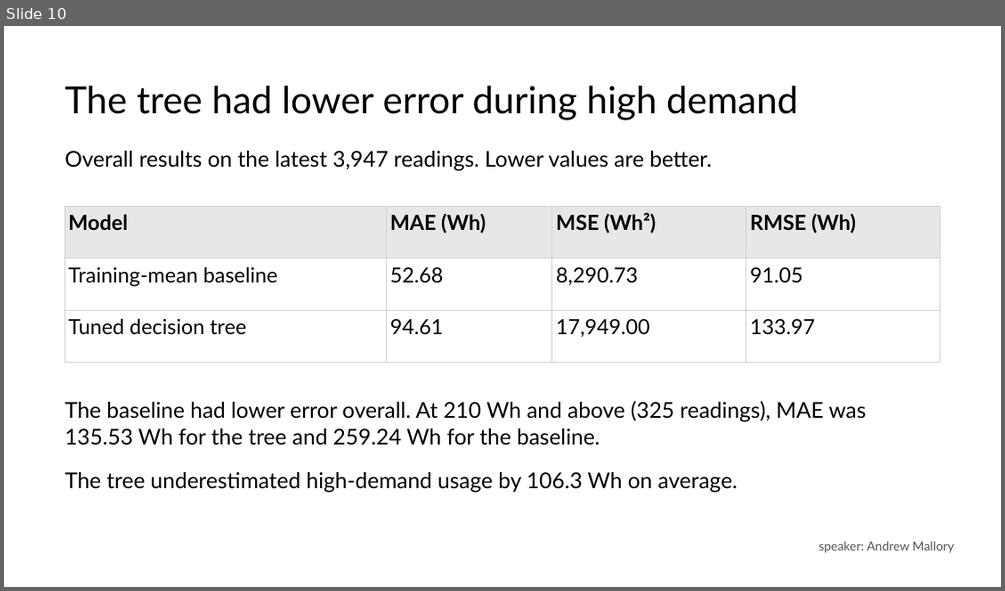
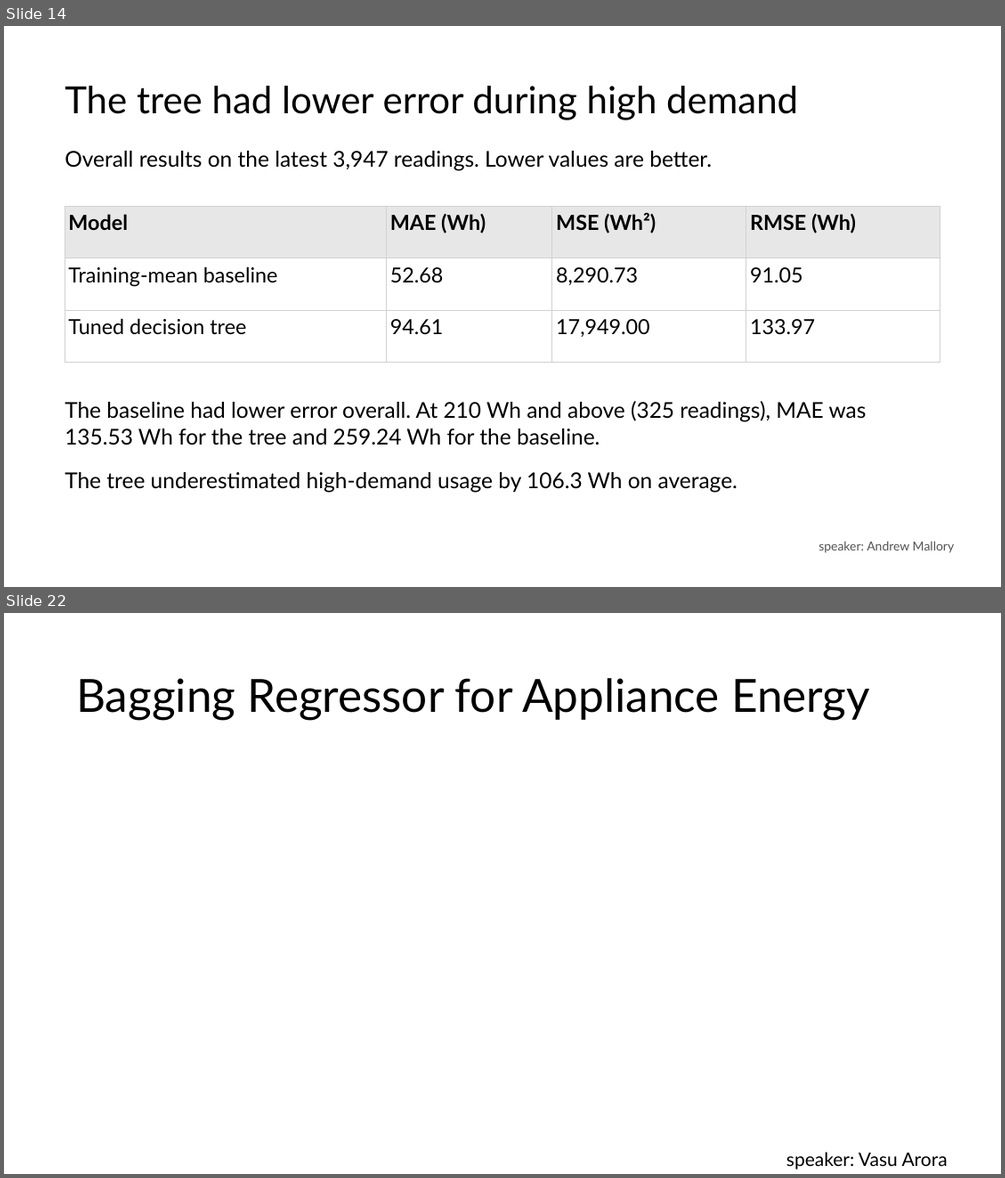
Before and after one commit to va2324/CSC3730-Group3, a slide deck: shared_report_&_presentation/group_presentation.pptx. Shown one above the other, each under a label of ours: slide 10 before the commit, slides 14 and 22 after it; the slides between them are not shown. The pictures are 1005x591 and 1005x1178 pixels, drawn with LibreOffice and Linux fonts; fonts in the diff are those of the drawing. Boxes give left, top, right and bottom in pixels: in the first picture for what was removed or moved away, otherwise in the second. Text is boxed around its words. In the diff, an @@ line names an element or a change of style, - is before the commit and + after.

```diff
--- a/shared_report_&_presentation/group_presentation.pptx
+++ b/shared_report_&_presentation/group_presentation.pptx
@@ slide 22 added at (4,613,1001,1174), background #FFFFFF @@
@@ title added at (76,678,870,720), 44 pt, text #000000 @@
+Bagging Regressor for Appliance Energy
@@ text added at (786,1151,947,1169), 18 pt, text #000000 @@
+speaker: Vasu Arora
@@ what was slide 10 is now slide 14 @@
```
Also in this commit, not shown: 8 slides changed, 16 other slides added, 1 slide removed.
